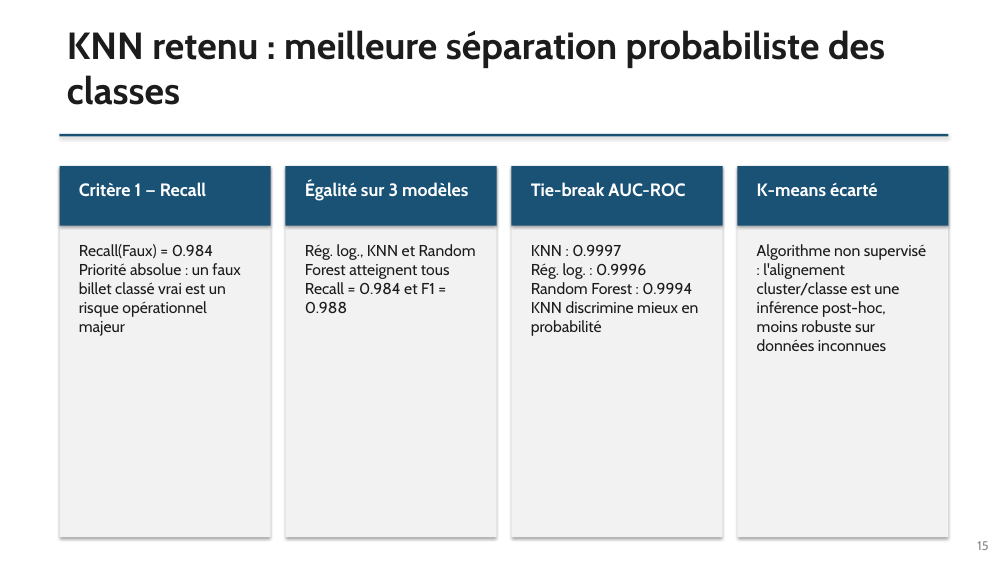
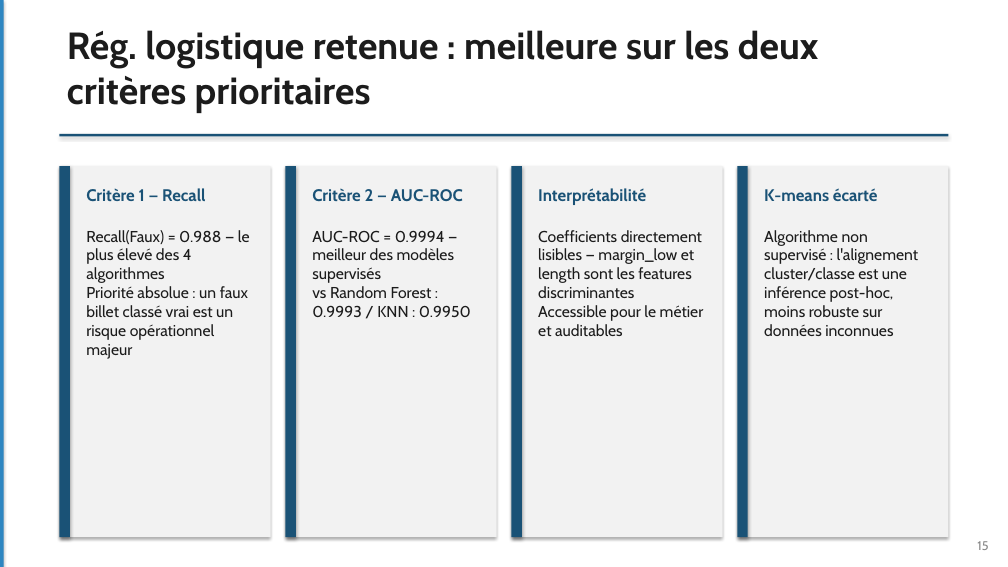
Before and after one commit to Elicesjo/PROJET-11-, a slide deck: slide 15 of Elices-Diez_Josy_3_Support_presentation_062026.pptx. Drawn at 1008x567 pixels with LibreOffice and Linux fonts; fonts in the diff are those of the drawing. Boxes give left, top, right and bottom in pixels: in the first picture for what was removed or moved away, otherwise in the second. Text is boxed around its words. In the diff, an @@ line names an element or a change of style, - is before the commit and + after.

Commit message:
Finalise projet détection de faux billets : notebook, script, présentation

```diff
--- a/Elices-Diez_Josy_3_Support_presentation_062026.pptx
+++ b/Elices-Diez_Josy_3_Support_presentation_062026.pptx
@@ rectangle added at box(0, 0, 4, 567), fill #2E86C1 @@
@@ text at box(67, 30, 818, 113): text changed @@
-KNN retenu : meilleure séparation probabiliste des classes
+Rég. logistique retenue : meilleure sur les deux critères prioritaires
@@ rectangle removed at box(60, 166, 271, 226) @@
@@ rectangle added at box(60, 166, 70, 538), fill #1A5276 @@
@@ rectangle removed at box(286, 166, 497, 226) @@
@@ rectangle added at box(286, 166, 296, 538), fill #1A5276 @@
@@ rectangle removed at box(512, 166, 723, 226) @@
@@ rectangle added at box(512, 166, 523, 538), fill #1A5276 @@
@@ rectangle removed at box(737, 166, 948, 226) @@
@@ rectangle added at box(737, 166, 748, 538), fill #1A5276 @@
@@ text "Critère 1 — Recall": place and size @@
-text "Critère 1 — Recall" at box(79, 182, 206, 197)
+text "Critère 1 — Recall" at box(86, 188, 205, 202)
@@ text "Critère 1 — Recall" at box(86, 188, 205, 202): size 17 to 16 pt, text colour #FFFFFF to #1A5276 @@
@@ text removed at box(305, 181, 468, 201) @@
-Égalité sur 3 modèles
@@ text added at box(312, 188, 463, 202), 16 pt, text #1A5276, bold @@
+Critère 2 — AUC-ROC
@@ text removed at box(531, 182, 685, 197) @@
-Tie-break AUC-ROC
@@ text added at box(538, 188, 646, 205), 16 pt, text #1A5276, bold @@
+Interprétabilité
@@ text "K-means écarté" at box(764, 188, 878, 201): size 17 to 16 pt, text colour #FFFFFF to #1A5276 @@
@@ text "K-means écarté": place and size @@
-text "K-means écarté" at box(757, 183, 878, 197)
+text "K-means écarté" at box(764, 188, 878, 201)
@@ text at box(86, 230, 250, 359): text changed @@
-Recall(Faux) = 0.984
-Priorité absolue : un faux billet classé vrai est un risque opérationnel majeur
+Recall(Faux) = 0.988 — le plus élevé des 4 algorithmes
+Priorité absolue : un faux billet classé vrai est un risque opérationnel majeur
@@ text at box(312, 230, 471, 317): text changed @@
-Rég. log., KNN et Random Forest atteignent tous Recall = 0.984 et F1 = 0.988
+AUC-ROC = 0.9994 — meilleur des modèles supervisés
+vs Random Forest : 0.9993 / KNN : 0.9950
@@ text added at box(538, 230, 704, 336), 15 pt, text #1C1C1C @@
+Coefficients directement lisibles — margin_low et length sont les features discriminantes
+Accessible pour le métier et auditables
@@ text "Algorithme non supervisé : l'alignement ..." rewrapped from box(757, 244, 926, 351) to box(764, 230, 918, 336) @@
@@ text removed at box(531, 245, 699, 336) @@
-KNN : 0.9997
-Rég. log. : 0.9996
-Random Forest : 0.9994
-KNN discrimine mieux en probabilité
```
Also in this commit, not shown: 12 other slides changed, 4 slides added, 2 slides removed, 18 other files.
